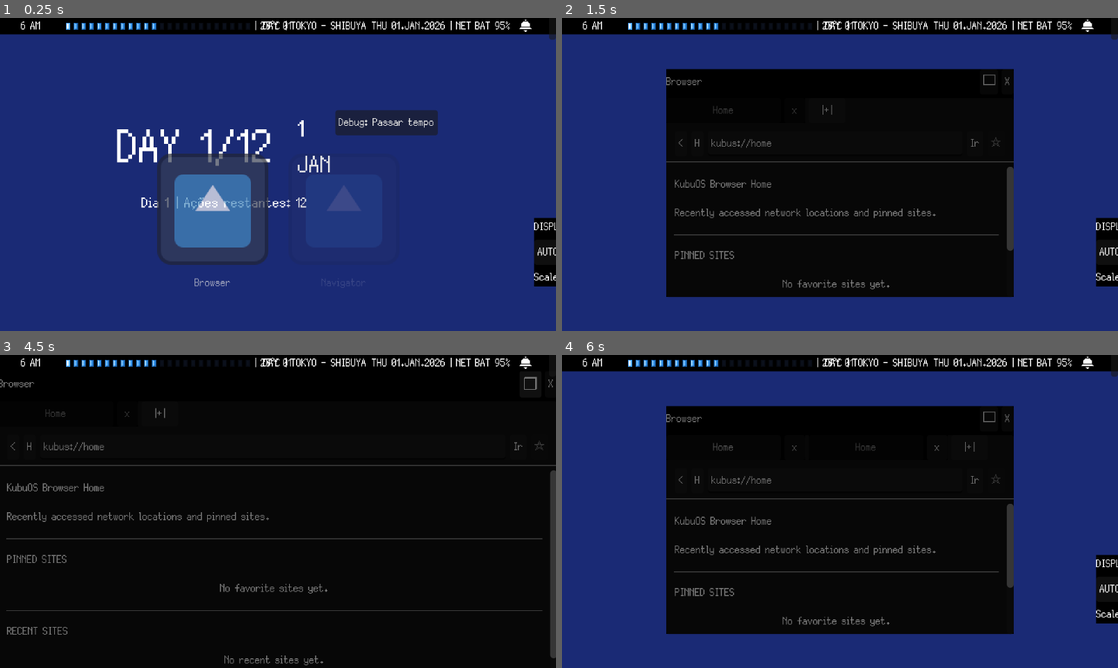
Above: before the commit, frames 1-4 (two rows, left to right).
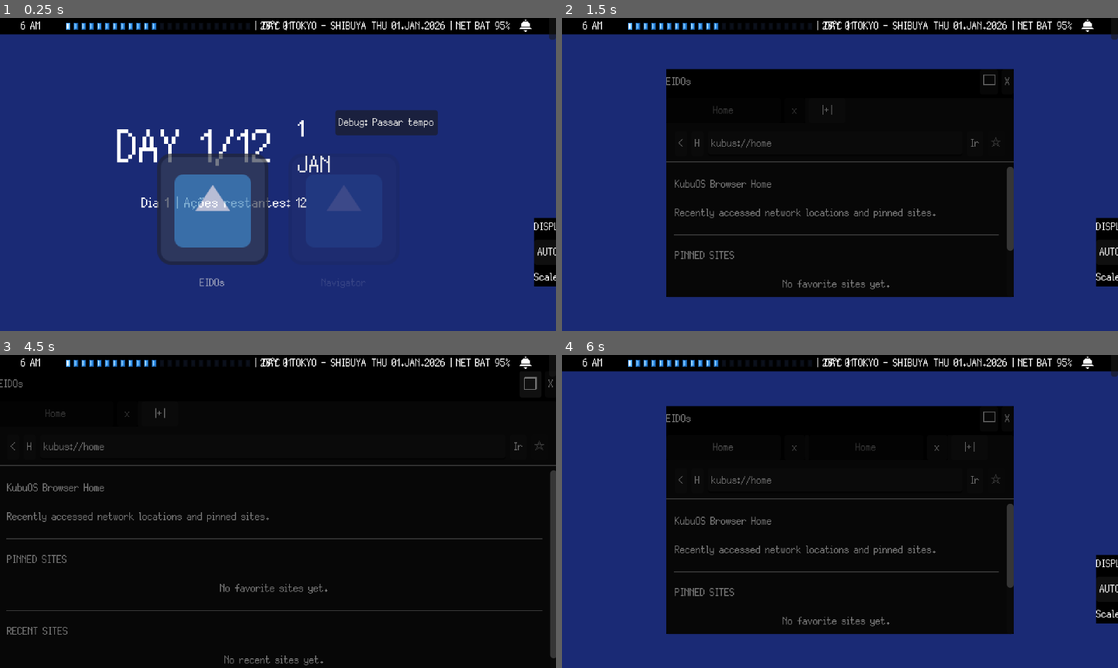
Above: after the commit, the same moments.

Repository: GYU-GAZE/NULL-NETWORK
Game: Godot game, scene res://core/main.tscn
Two runs of this game, one before a commit and one after it. Both use one fixed random seed, a clock stepped at 60 frames per second and the inputs below. The engine's default icon, where the game draws it, is replaced by a stand-in: a white triangle on a blue panel in a dark square.
Inputs (mouse positions are in pixels of both pictures, inside the frame that each line leads up to):
- Up to frame 1 (0.25 s): no input
- Up to frame 2 (1.5 s): click (773, 227) at 0.5 s, where only the run before the commit has a clickable "Browser"; click "Navigator" at 1.25 s
- Up to frame 3 (4.5 s): click "Debug: Passar tempo" at 2 s; click (211, 564) at 2.75 s, where only the run after the commit has a clickable "EIDOs"; click "AUTO" at 3.5 s; click "□" at 4.25 s
- Up to frame 4 (6 s): click "❐" at 5 s; click "|+|" at 5.75 s

The runs differ from the first frame. In frame 1, less than 0.1% of the frame differs, in the area x 35-42%, y 83-86%; in frame 2, less than 0.1%; in frame 3, less than 0.1%; in frame 4, less than 0.1%.
Error in both runs: Invalid assignment of property or key 'custom_minimum_size' with value of type 'Vector2' on a base object of type 'null instance'. (res://apps/browser/browser.…

Commit message:
Use canonical external AppResources

Diff:
--- a/core/main.tscn
+++ b/core/main.tscn
@@ -1,55 +1,32 @@
 [gd_scene format=3 uid="uid://celg3otohqa16"]
 
-[ext_resource type="PackedScene" uid="uid://1sfbm60f4wjd" path="res://systems/desktop/desktop.tscn" id="1_kagtj"]
-[ext_resource type="Script" uid="uid://b2kr16bkp27ck" path="res://data/templates/app_resource.gd" id="2_cus2n"]
-[ext_resource type="Texture2D" uid="uid://c30ys4pi4314n" path="res://icon.svg" id="3_brq4u"]
-[ext_resource type="PackedScene" uid="uid://dcoqma7h6c75u" path="res://apps/browser/app_browser.tscn" id="4_jsmgm"]
-[ext_resource type="PackedScene" uid="uid://b2jukdy0iqin4" path="res://apps/navigator/app_navigator.tscn" id="5_xhu5d"]
-[ext_resource type="PackedScene" uid="uid://dbcmrbcstca3l" path="res://systems/window_manager/window_manager.tscn" id="6_rayt5"]
-[ext_resource type="PackedScene" uid="uid://b65wapqwc7vgi" path="res://systems/desktop/kubu_top_taskbar.tscn" id="8_brq4u"]
-[ext_resource type="PackedScene" uid="uid://b80q2304dxkkp" path="res://systems/ui/kubu_notification_panel.tscn" id="8_jsmgm"]
-[ext_resource type="PackedScene" uid="uid://bhd3dga5ag1j1" path="res://systems/ui/notification_layer.tscn" id="9_xhu5d"]
-
-[sub_resource type="Resource" id="Resource_kagtj"]
-script = ExtResource("2_cus2n")
-app_id = "browser"
-app_name = "Browser"
-app_icon = ExtResource("3_brq4u")
-app_scene = ExtResource("4_jsmgm")
-default_window_size = Vector2(600, 400)
-min_window_size = Vector2(400, 250)
-can_resize = true
-metadata/_custom_type_script = "uid://b2kr16bkp27ck"
-
-[sub_resource type="Resource" id="Resource_cus2n"]
-script = ExtResource("2_cus2n")
-app_id = "navigator"
-app_name = "Navigator"
-app_icon = ExtResource("3_brq4u")
-app_scene = ExtResource("5_xhu5d")
-default_window_size = Vector2(250, 250)
-min_window_size = Vector2(200, 150)
-can_resize = true
-metadata/_custom_type_script = "uid://b2kr16bkp27ck"
+[ext_resource type="PackedScene" uid="uid://1sfbm60f4wjd" path="res://systems/desktop/desktop.tscn" id="1_desktop"]
+[ext_resource type="Script" uid="uid://b2kr16bkp27ck" path="res://data/templates/app_resource.gd" id="2_app_type"]
+[ext_resource type="Resource" path="res://data/content/apps/app_browser.tres" id="3_browser"]
+[ext_resource type="Resource" uid="uid://c1rtqiahmygmm" path="res://data/content/apps/app_navigator.tres" id="4_navigator"]
+[ext_resource type="PackedScene" uid="uid://dbcmrbcstca3l" path="res://systems/window_manager/window_manager.tscn" id="5_window_manager"]
+[ext_resource type="PackedScene" uid="uid://b65wapqwc7vgi" path="res://systems/desktop/kubu_top_taskbar.tscn" id="6_taskbar"]
+[ext_resource type="PackedScene" uid="uid://b80q2304dxkkp" path="res://systems/ui/kubu_notification_panel.tscn" id="7_notification_panel"]
+[ext_resource type="PackedScene" uid="uid://bhd3dga5ag1j1" path="res://systems/ui/notification_layer.tscn" id="8_notification_layer"]
 
 [node name="Main" type="Node" unique_id=977689112]
 
-[node name="Desktop" parent="." unique_id=522692328 instance=ExtResource("1_kagtj")]
-installed_apps = Array[ExtResource("2_cus2n")]([SubResource("Resource_kagtj"), SubResource("Resource_cus2n")])
+[node name="Desktop" parent="." unique_id=522692328 instance=ExtResource("1_desktop")]
+installed_apps = Array[ExtResource("2_app_type")]([ExtResource("3_browser"), ExtResource("4_navigator")])
 
 [node name="WindowManagerLayer" type="CanvasLayer" parent="." unique_id=241559017]
 layer = 10
 
-[node name="WindowManager" parent="WindowManagerLayer" unique_id=211618596 instance=ExtResource("6_rayt5")]
+[node name="WindowManager" parent="WindowManagerLayer" unique_id=211618596 instance=ExtResource("5_window_manager")]
 
 [node name="OSChromeLayer" type="CanvasLayer" parent="." unique_id=790163479]
 layer = 20
 
-[node name="KubuNotificationPanel" parent="OSChromeLayer" unique_id=805521796 instance=ExtResource("8_jsmgm")]
+[node name="KubuNotificationPanel" parent="OSChromeLayer" unique_id=805521796 instance=ExtResource("7_notification_panel")]
 size_flags_horizontal = 4
 size_flags_vertical = 0
 
-[node name="NotificationLayer" parent="OSChromeLayer" unique_id=1039715699 instance=ExtResource("9_xhu5d")]
+[node name="NotificationLayer" parent="OSChromeLayer" unique_id=1039715699 instance=ExtResource("8_notification_layer")]
 
-[node name="KubuTopTaskbar" parent="OSChromeLayer" unique_id=614386726 instance=ExtResource("8_brq4u")]
+[node name="KubuTopTaskbar" parent="OSChromeLayer" unique_id=614386726 instance=ExtResource("6_taskbar")]
 custom_minimum_size = Vector2(0, 22)
